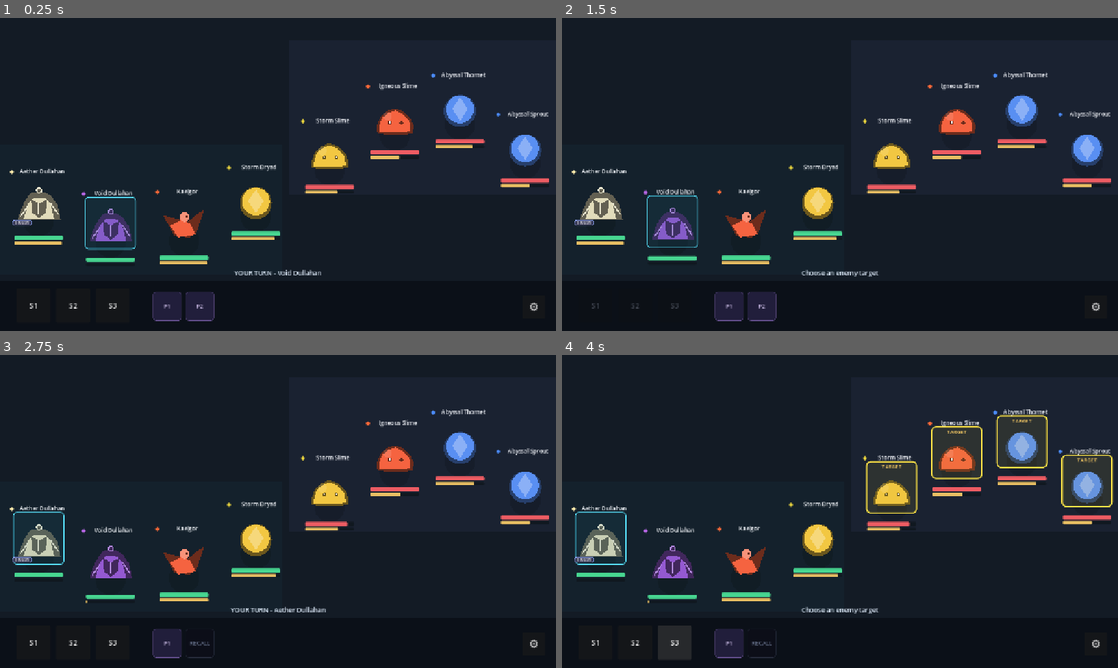
Above: before the commit, frames 1-4 (two rows, left to right).
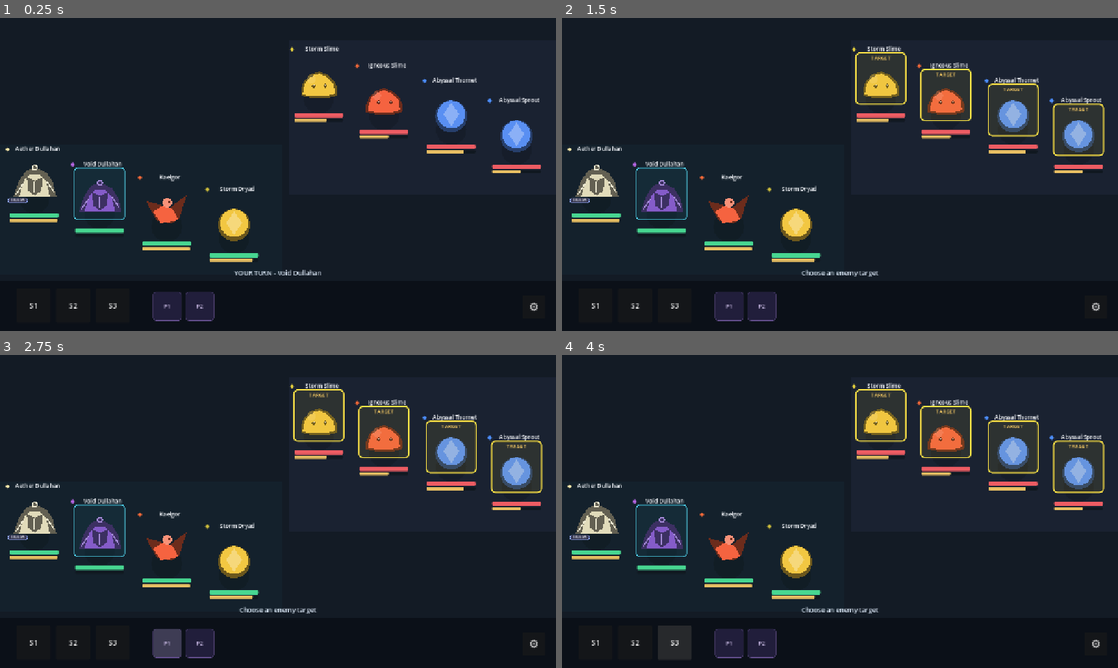
Above: after the commit, the same moments.

Repository: Akharyuu/monster-rpg
Game: Godot game, scene res://scenes/battle/battle_screen.tscn
Same seed, same stepped clock (60 frames per second), same inputs: the game is played once before the commit and once after it.
Inputs (mouse positions are in pixels of both pictures, inside the frame that each line leads up to):
- Up to frame 1 (0.25 s): no input
- Up to frame 2 (1.5 s): click "S1" at 0.5 s; click (890, 155) at 1.27 s
- Up to frame 3 (2.75 s): click "P1" at 2 s
- Up to frame 4 (4 s): click "S2" at 2.75 s; click "S3" at 3.5 s

The runs differ from the first frame. In frame 1, 11% of the frame differs, in the area x 1-99%, y 8-79%; in frame 2, 12%; in frame 3, 13%; in frame 4, 13%, in the area x 1-100%, y 8-97%.

Commit message:
layout(godot): align 1-4 unit team formations diagonally

Diff:
--- a/godot/scenes/battle/battle_screen.gd
+++ b/godot/scenes/battle/battle_screen.gd
@@ -122,22 +122,40 @@
 # Every size has its own arc: 1-3 units do NOT inherit the first N
 # positions of the four-unit formation.
 const ALLY_ARCS := {
-    1: [Vector2(270, 355)],
-    2: [Vector2(165, 350), Vector2(395, 385)],
-    3: [Vector2(70, 345), Vector2(260, 408), Vector2(455, 350)],
+    1: [Vector2(260, 350)],
+    2: [
+        Vector2(90, 315),
+        Vector2(355, 375)
+    ],
+    3: [
+        Vector2(35, 300),
+        Vector2(215, 340),
+        Vector2(420, 382)
+    ],
     4: [
-        Vector2(20, 342), Vector2(185, 392),
-        Vector2(355, 388), Vector2(520, 332)
+        Vector2(10, 290),
+        Vector2(160, 325),
+        Vector2(315, 355),
+        Vector2(470, 382)
     ]
 }
 
 const ENEMY_ARCS := {
-    1: [Vector2(955, 170)],
-    2: [Vector2(795, 180), Vector2(1035, 145)],
-    3: [Vector2(740, 215), Vector2(930, 120), Vector2(1100, 170)],
+    1: [Vector2(915, 120)],
+    2: [
+        Vector2(760, 85),
+        Vector2(1010, 150)
+    ],
+    3: [
+        Vector2(690, 70),
+        Vector2(865, 110),
+        Vector2(1050, 165)
+    ],
     4: [
-        Vector2(690, 225), Vector2(840, 145),
-        Vector2(990, 120), Vector2(1140, 210)
+        Vector2(665, 60),
+        Vector2(815, 98),
+        Vector2(970, 132),
+        Vector2(1120, 178)
     ]
 }
 
